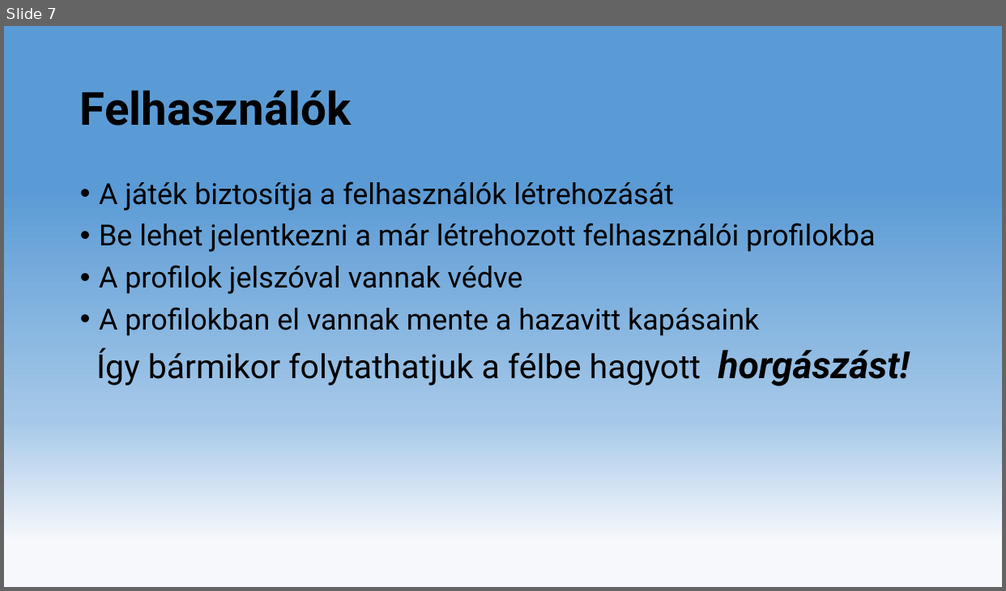
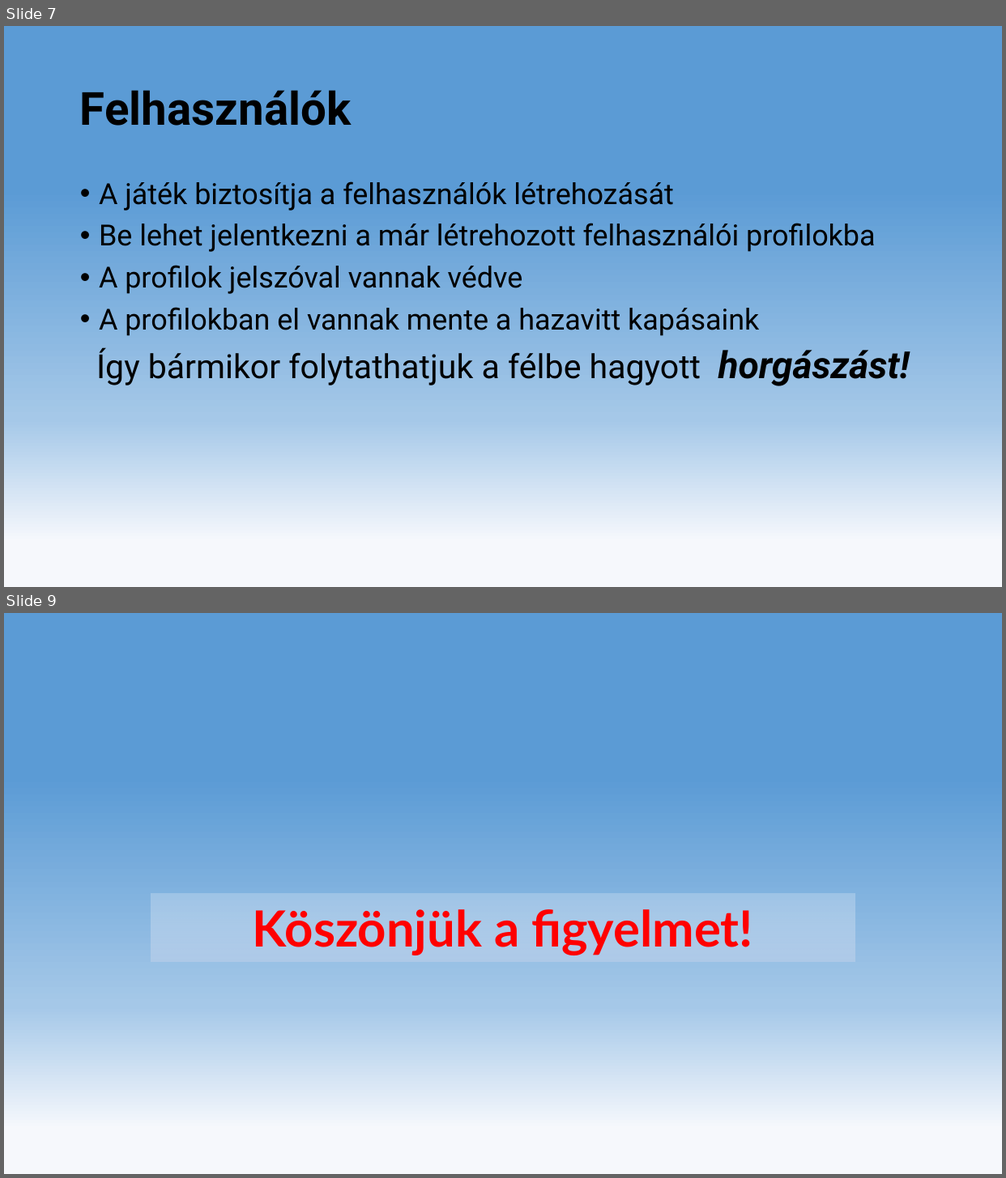
Before and after one commit to zalan0815/fishing_sim, a slide deck: Horgász szimulátor.pptx. Shown one above the other, each under a label of ours: slide 7 before the commit, slides 7 and 9 after it; the slides between them are not shown. The pictures are 1006x591 and 1006x1178 pixels, drawn with LibreOffice and Linux fonts; fonts in the diff are those of the drawing; background and template pictures are left out. Boxes give left, top, right and bottom in pixels: in the first picture for what was removed or moved away, otherwise in the second. Text is boxed around its words. In the diff, an @@ line names an element or a change of style, - is before the commit and + after.

```diff
--- a/Horgász szimulátor.pptx
+++ b/Horgász szimulátor.pptx
@@ slide 9 added at [4,613,1002,1174], background picture (left out) @@
@@ rectangle added at [151,894,854,962], fill gradient #F6F8FC to #C7D5ED, 48 pt, text #FF0000, bold @@
+Köszönjük a figyelmet!
```
Also in this commit, not shown: 1 slide changed, 1 other slide added.
